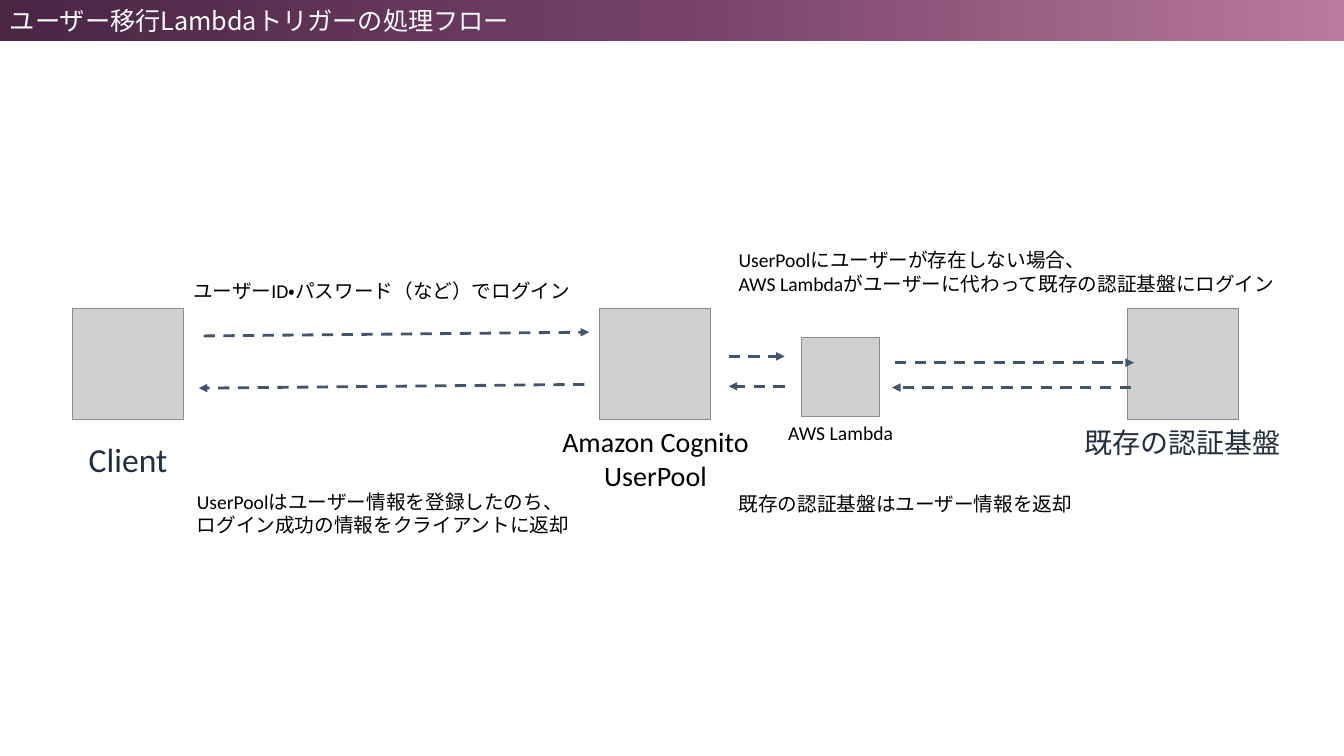
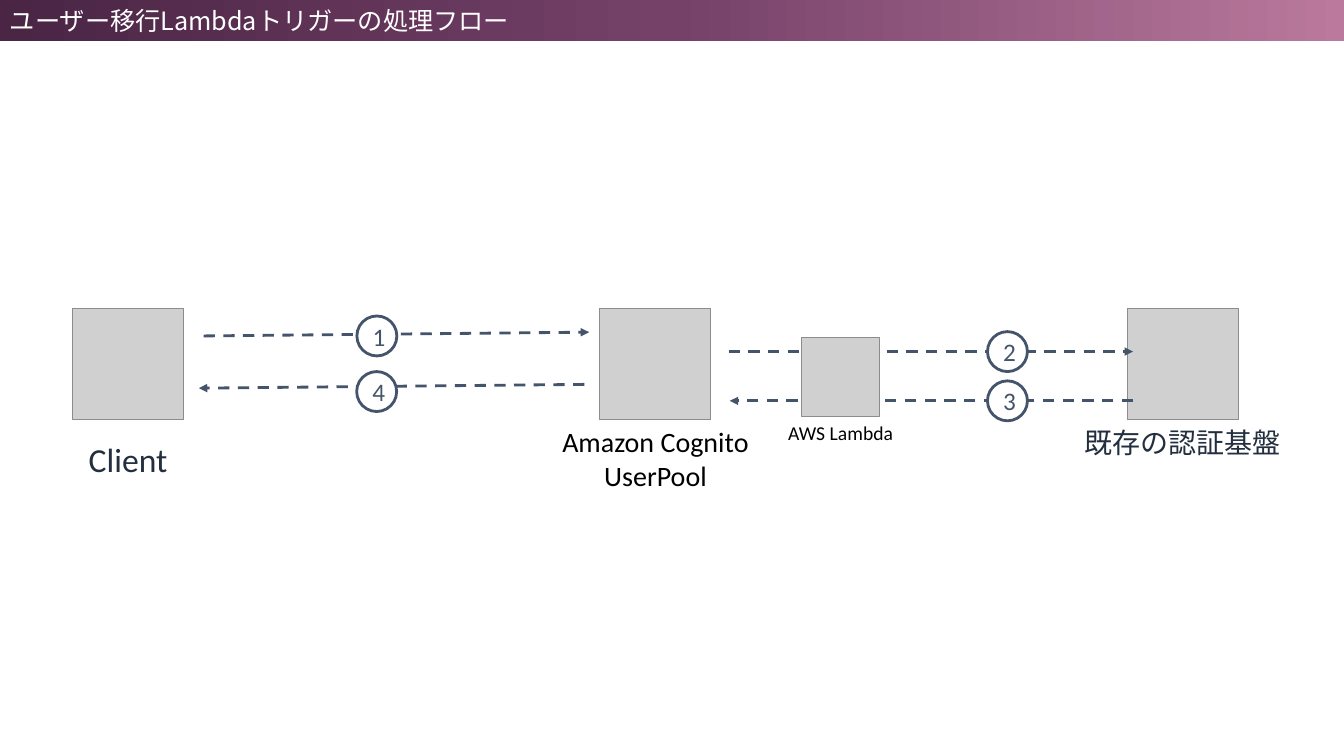
Before and after one commit to xhiroga/cognito-userpool-in-action, a slide deck: slide 3 of images/figures.pptx. Drawn at 1344x756 pixels with LibreOffice and Linux fonts; fonts in the diff are those of the drawing; grey boxes stand for pictures. Boxes give left, top, right and bottom in pixels: in the first picture for what was removed or moved away, otherwise in the second. Text is boxed around its words. In the diff, an @@ line names an element or a change of style, - is before the commit and + after.

```diff
--- a/images/figures.pptx
+++ b/images/figures.pptx
@@ text removed at (739,251,1274,293) @@
-UserPoolにユーザーが存在しない場合、
-AWS Lambdaがユーザーに代わって既存の認証基盤にログイン
@@ text removed at (193,281,570,300) @@
-ユーザーID・パスワード（など）でログイン
@@ ellipse added at (357,316,397,356), fill #FFFFFF, outline #44546A 2 pt, 18 pt, text #44546A @@
+1
@@ arrow moved from (895, 363) - (1134, 363) to (729, 352) - (1133, 352) @@
@@ arrow removed from (729, 357) to (784, 357) @@
@@ ellipse added at (988,332,1028,372), fill #FFFFFF, outline #44546A 2 pt, 18 pt, text #44546A @@
+2
@@ ellipse added at (357,372,397,412), fill #FFFFFF, outline #44546A 2 pt, 18 pt, text #44546A @@
+4
@@ arrow removed from (784, 386) to (729, 386) @@
@@ ellipse added at (988,381,1028,421), fill #FFFFFF, outline #44546A 2 pt, 18 pt, text #44546A @@
+3
@@ arrow moved from (1131, 387) - (892, 387) to (1133, 401) - (730, 401) @@
@@ text removed at (197,493,569,534) @@
-UserPoolはユーザー情報を登録したのち、
-ログイン成功の情報をクライアントに返却
@@ text removed at (739,494,1072,513) @@
-既存の認証基盤はユーザー情報を返却
```
Also in this commit, not shown: 3 other files.
